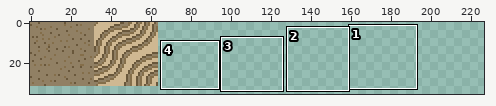
A sprite sheet gets an edit: src/data/image/2-tilesheet.png. Above, an overview of the earlier version with the close-up marked.
Close-up. Earlier state:
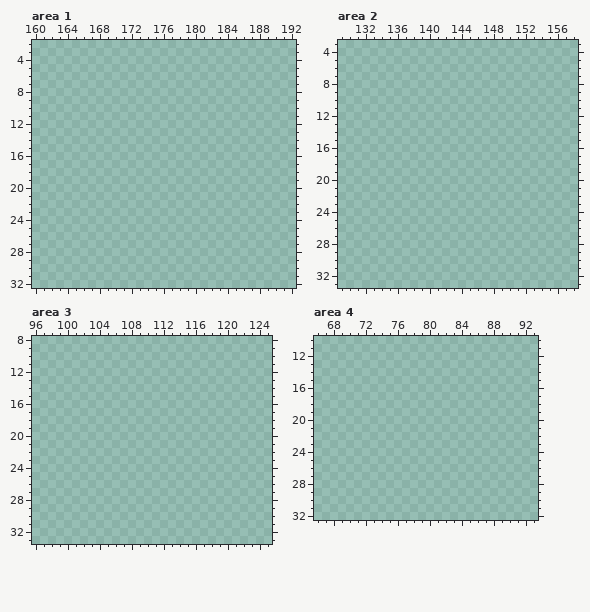
The file is 512x512 pixels. Shown: area 1: x 160..192, y 2..32; area 2: x 129..158, y 3..33; area 3: x 96..125, y 8..33; area 4: x 66..93, y 10..32. The wide view leaves out empty margins. The commit also changed other parts of the picture, which this record leaves out.
The same view after the edit:
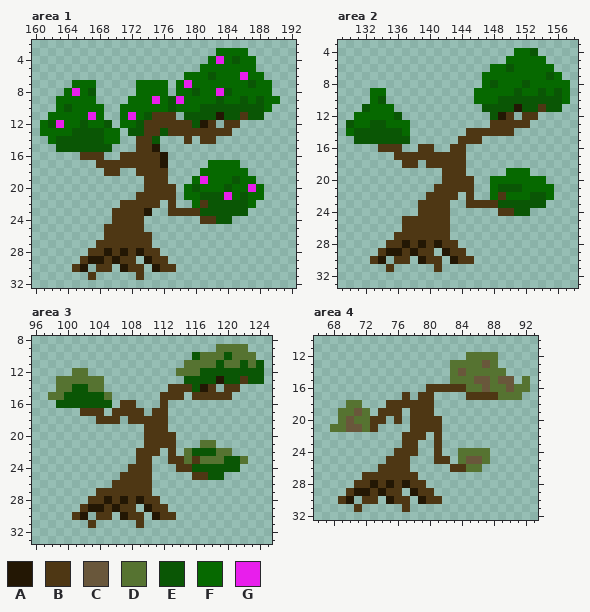
Palette (. is transparent): A #231704  B #4e3714  C #69573b  D #567331  E #0a5605  F #066900  G #e81eec
Change:
--- area 1
@@ x 160..192 @@
  2 .................................
- 3 .................................
- 4 .................................
- 5 .................................
- 6 .................................
- 7 .................................
- 8 .................................
- 9 .................................
-10 .................................
-11 .................................
-12 .................................
-13 .................................
-14 .................................
-15 .................................
-16 .................................
-17 .................................
-18 .................................
-19 .................................
-20 .................................
-21 .................................
-22 .................................
-23 .................................
-24 .................................
-25 .................................
-26 .................................
-27 .................................
-28 .................................
-29 .................................
-30 .................................
-31 .................................
+ 3 .......................FFFF......
+ 4 ......................FGFEFF.....
+ 5 .....................FFFFFFF.....
+ 6 ...................FFFEFFFGFF....
+ 7 .....FFF.....FFFF.FGFFFFFFFEFF...
+ 8 ....FGFE.....FFFF.FFEFFGEFFFFF...
+ 9 ...FFFFF....FFFGFEGFFFFEFFEFEFF..
+10 ...FEFFFF..FFFFFFEFFFEEEEEEEEF...
+11 ..FFFFFGF..FGFEBBB.EEEEAEEBEE....
+12 .FEGFFEFFE.FFEBBBBBBEAB.BB.......
+13 .FFFFEEEEFF.EEBBEBBBBBBBB........
+14 ..FEEEEEEFF..BBE...B.BB..........
+15 ...EEEEEEE...BBA.................
+16 ......BBB..BBBBBA................
+17 ........BBBBBBBBA.....FFFF.......
+18 .........BB..BBBB....FFFFFF......
+19 ..............BBB...FGFFFEFF.....
+20 ..............BBBB.FEFFFEFFGF....
+21 .............BBBBB.FFEEEGFEFF....
+22 ...........BBBBB.B..FBEEEEEF.....
+23 ..........BBBBA..BBBBEEEEEE......
+24 ..........BBBB.......BBEE........
+25 .........BBBBB...................
+26 .........BBBBBB..................
+27 ........BBBBBBB..................
+28 .......BBABABABB.................
+29 ......BAABABB.ABB................
+30 .....BA.BB.ABB.ABB...............
+31 .......B.....B...................
 32 .................................
--- area 2
@@ x 129..158 @@
  3 ..............................
- 4 ..............................
- 5 ..............................
- 6 ..............................
- 7 ..............................
- 8 ..............................
- 9 ..............................
-10 ..............................
-11 ..............................
-12 ..............................
-13 ..............................
-14 ..............................
-15 ..............................
-16 ..............................
-17 ..............................
-18 ..............................
-19 ..............................
-20 ..............................
-21 ..............................
-22 ..............................
-23 ..............................
-24 ..............................
-25 ..............................
-26 ..............................
-27 ..............................
-28 ..............................
-29 ..............................
-30 ..............................
-31 ..............................
+ 4 ......................FFE.....
+ 5 .....................FFFFF....
+ 6 ...................FFEFFFFF...
+ 7 ..................FFFFFFFFEF..
+ 8 ..................FEFFFEFFFFF.
+ 9 ....FF...........FFFFFEFFEFEF.
+10 ....FE...........FFFEEEEEEEEF.
+11 ...EFFF...........EEEEAEEBEE..
+12 ..FFFFFE...........EAB.BB.....
+13 .EFFEEFFF..........BBBBB......
+14 .FEEEEEEF.......BBBBBB........
+15 ..EEEEEEE......BBB............
+16 .....BBB..BB..BB..............
+17 .......BBBBBBBBB..............
+18 ........BB.BBBBB..............
+19 .............BBB.....FFF......
+20 .............BBBB..FFFFFFF....
+21 ............BBBBB..FEEEFFFF...
+22 ...........BBBB.B..FBFFFEEF...
+23 ..........BBBB..BBBBEEEEEE....
+24 ..........BBBB......BBEE......
+25 ........BBBBBB................
+26 ........BBBBBB................
+27 .......BBBBBBB................
+28 ......BBABABABB...............
+29 .....BAABABB.ABB..............
+30 ....BA.BB.ABB.ABB.............
+31 ......B.....B.................
 32 ..............................
--- area 3
@@ x 96..125 @@
  8 ..............................
- 9 ..............................
-10 ..............................
-11 ..............................
-12 ..............................
-13 ..............................
-14 ..............................
-15 ..............................
-16 ..............................
-17 ..............................
-18 ..............................
-19 ..............................
-20 ..............................
-21 ..............................
-22 ..............................
-23 ..............................
-24 ..............................
-25 ..............................
-26 ..............................
-27 ..............................
-28 ..............................
-29 ..............................
-30 ..............................
-31 ..............................
+ 9 .......................DDDD...
+10 ....................EDDDEDDD..
+11 ...................DDDDEDDEDE.
+12 .....DD...........DDDEEEEEEEE.
+13 ...DDDDDD..........EEEEAEEBEE.
+14 ...DDEEDD........BBBEAB.BB....
+15 ..DDEEEEED......BBB.BBBBB.....
+16 ...EEEEEEE.BB...B.............
+17 ......BBB.BBBB.BB.............
+18 ........BBB.BBBBB.............
+19 ..............BBB.............
+20 ..............BBBB............
+21 ..............BBBB...DD.......
+22 .............BBB.B.DEEEDD.....
+23 .............BB..BBDBDDDEED...
+24 ............BBB...BBEEEEEE....
+25 ...........BBBB.....BBEE......
+26 ..........BBBBB...............
+27 ........BBBBBBB...............
+28 .......BBABABABB..............
+29 ......BAABABB.ABB.............
+30 .....BA.BB.ABB.ABB............
+31 .......B.....B................
 32 ..............................
--- area 4
@@ x 66..93 @@
 11 ............................
-12 ............................
-13 ............................
-14 ............................
-15 ............................
-16 ............................
-17 ............................
-18 ............................
-19 ............................
-20 ............................
-21 ............................
-22 ............................
-23 ............................
-24 ............................
-25 ............................
-26 ............................
-27 ............................
-28 ............................
-29 ............................
-30 ............................
-31 ............................
+12 ...................DDDD.....
+13 .................DDDDCD.....
+14 .................DCDDDDD....
+15 .................DDDCCDCC.D.
+16 ..............BBBBBDDCDDCDD.
+17 ...........B.BB....BBBBDDD..
+18 ....DD...BBBBBB.............
+19 ...DDCD.BBB.BBB.............
+20 ...DCDDBB.B.BBBB............
+21 ..DDCCDB....BBBB............
+22 ...........BBB.B............
+23 ...........BB..B............
+24 ..........BBB..B..DDDD......
+25 .........BBB...BB.DCCD......
+26 ........BBBB.....BBDD.......
+27 ......BBBBBBB...............
+28 .....BBABABABB..............
+29 ....BAABABB.ABB.............
+30 ...BA.BB.ABB.ABB............
+31 .....B.....B................
 32 ............................
